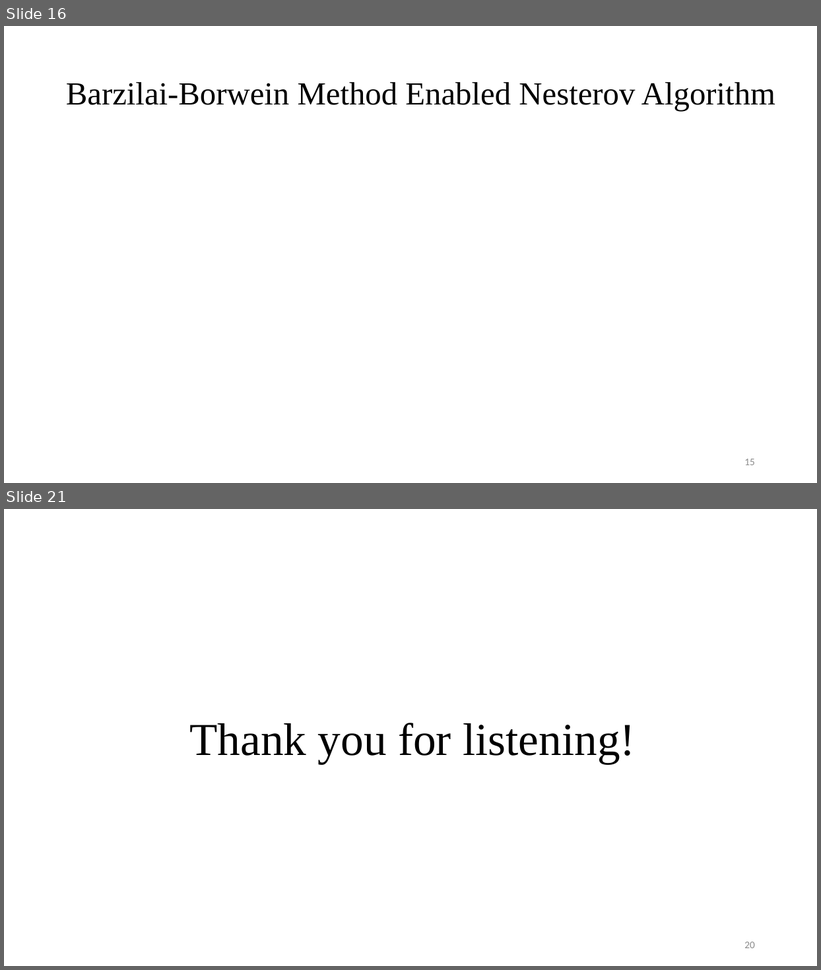
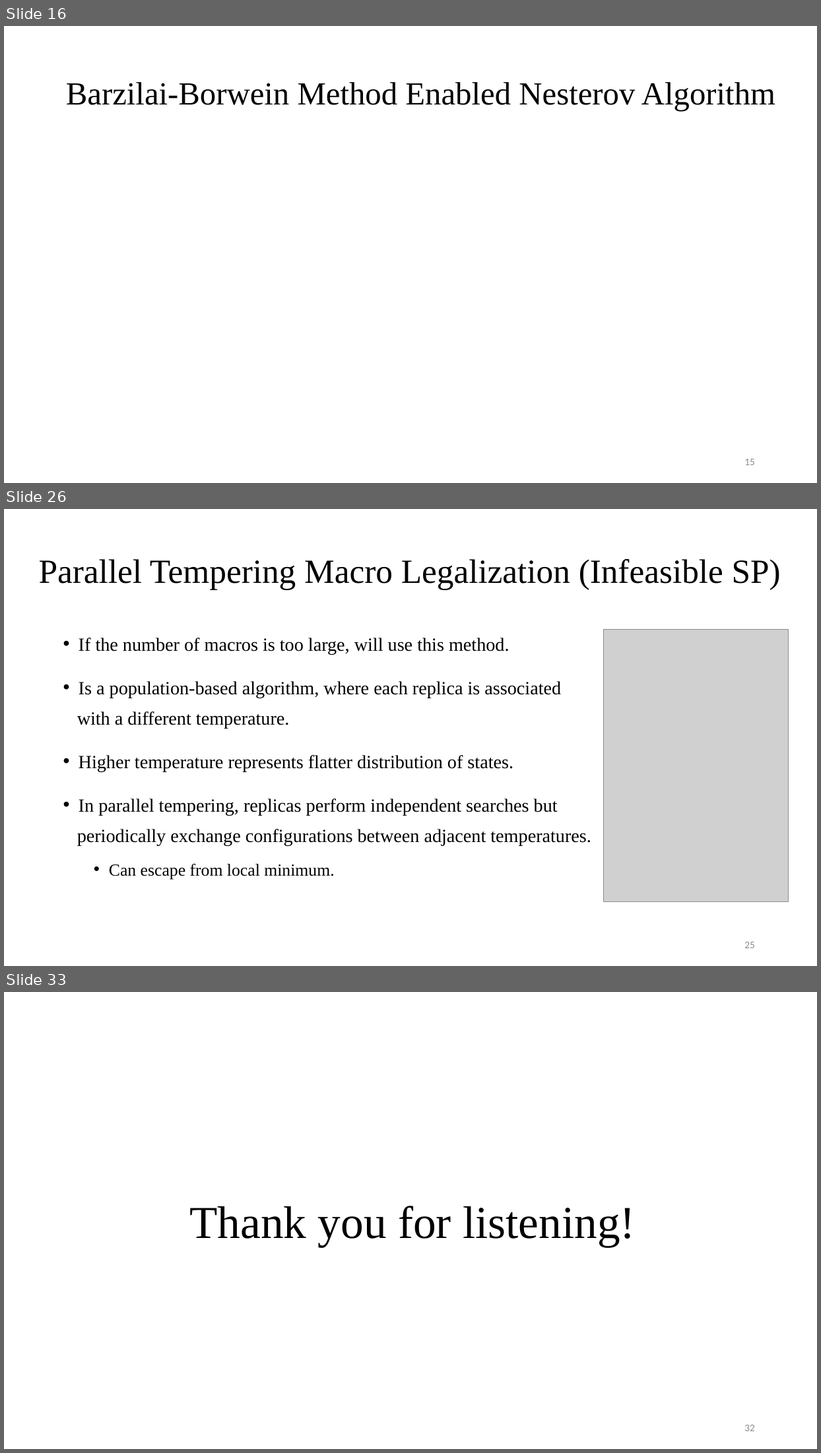
Before and after one commit to Pacific-Feng-Studuies/Studied-Papers, a slide deck: GM/Placement/Stronger Mixed-Size Placement Backbone Considering Second-Order Information/Stronger Mixed-Size Placement Backbone Considering Second-Order Information.pptx. Shown one above the other, each under a label of ours: slides 16 and 21 before the commit, slides 16, 26 and 33 after it; the slides between them are not shown. The pictures are 821x970 and 821x1453 pixels, drawn with LibreOffice and Linux fonts; fonts in the diff are those of the drawing; grey boxes stand for pictures. Boxes give left, top, right and bottom in pixels: in the first picture for what was removed or moved away, otherwise in the second. Text is boxed around its words. In the diff, an @@ line names an element or a change of style, - is before the commit and + after.

```diff
--- a/GM/Placement/Stronger Mixed-Size Placement Backbone Considering Second-Order Information/Stronger Mixed-Size Placement Backbone Considering Second-Order Information.pptx
+++ b/GM/Placement/Stronger Mixed-Size Placement Backbone Considering Second-Order Information/Stronger Mixed-Size Placement Backbone Considering Second-Order Information.pptx
@@ slide 26 added at box(4, 509, 817, 966), background #FFFFFF @@
@@ title added at box(39, 559, 781, 590), 40 pt, text #000000 @@
+Parallel Tempering Macro Legalization (Infeasible SP)
@@ text added at box(77, 638, 591, 879), 22 pt, text #000000 @@
+• If the number of macros is too large, will use this method.
+• Is a population-based algorithm, where each replica is associated
+with a different temperature.
+• Higher temperature represents flatter distribution of states.
+• In parallel tempering, replicas perform independent searches but
+periodically exchange configurations between adjacent temperatures.
+  • Can escape from local minimum.
@@ picture added at box(604, 630, 789, 902) @@
@@ page number added at box(745, 942, 755, 949), 12 pt, text #8C8C8C @@
+25
@@ what was slide 21 is now slide 33 @@
@@ page number at box(745, 1425, 755, 1432): text changed @@
-20
+32
```
Also in this commit, not shown: 4 slides changed, 11 other slides added.
